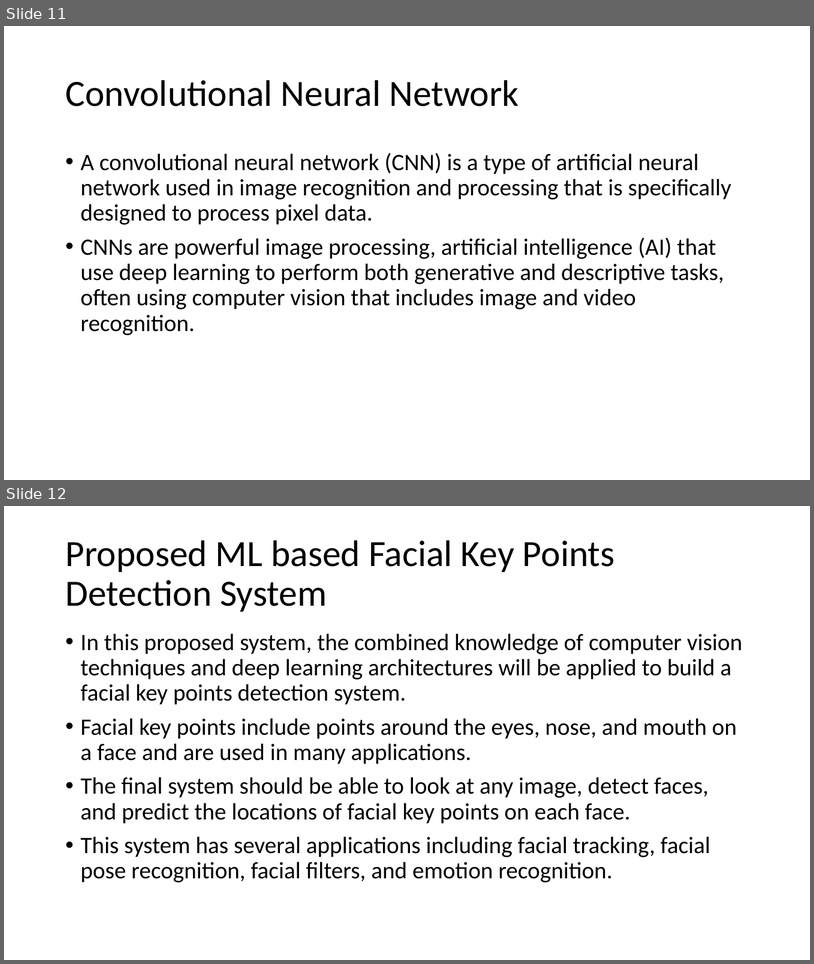
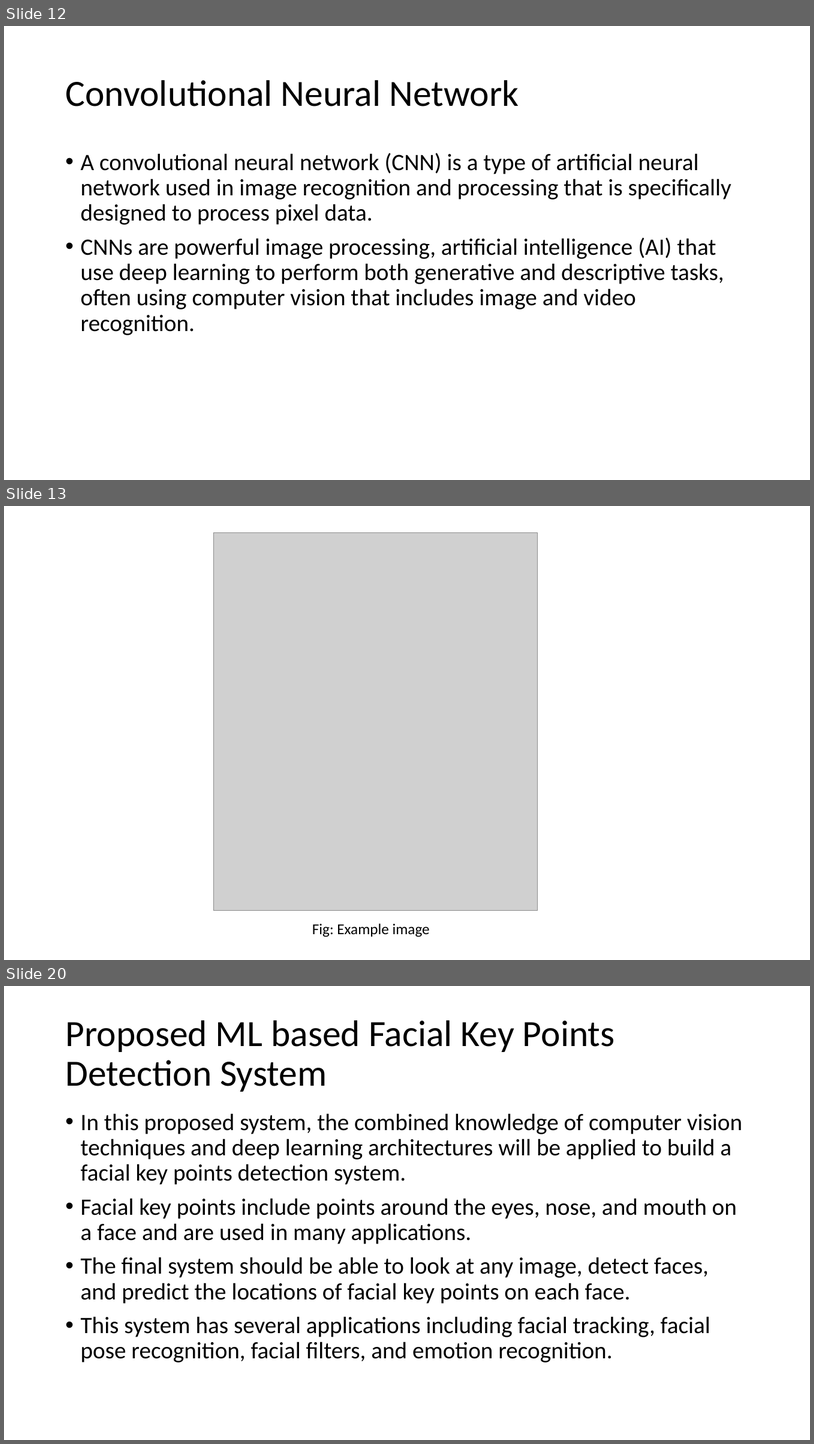
Before and after one commit to IkramulMurad/Face-detection, a slide deck: Book/Facial Key-points Detection.pptx. Shown one above the other, each under a label of ours: slides 11 and 12 before the commit, slides 12, 13 and 20 after it; the slides between them are not shown. The pictures are 814x964 and 814x1444 pixels, drawn with LibreOffice and Linux fonts; fonts in the diff are those of the drawing; grey boxes stand for pictures. Boxes give left, top, right and bottom in pixels: in the first picture for what was removed or moved away, otherwise in the second. Text is boxed around its words. In the diff, an @@ line names an element or a change of style, - is before the commit and + after.

```diff
--- a/Book/Facial Key-points Detection.pptx
+++ b/Book/Facial Key-points Detection.pptx
@@ slide 13 added at (4, 506, 810, 960), background #FFFFFF @@
@@ picture added at (213, 532, 538, 910) @@
@@ text added at (312, 923, 430, 937), 18 pt, text #000000 @@
+Fig: Example image
@@ what was slide 11 is now slide 12 @@
@@ what was slide 12 is now slide 20 @@
```
Also in this commit, not shown: 8 other slides added.
